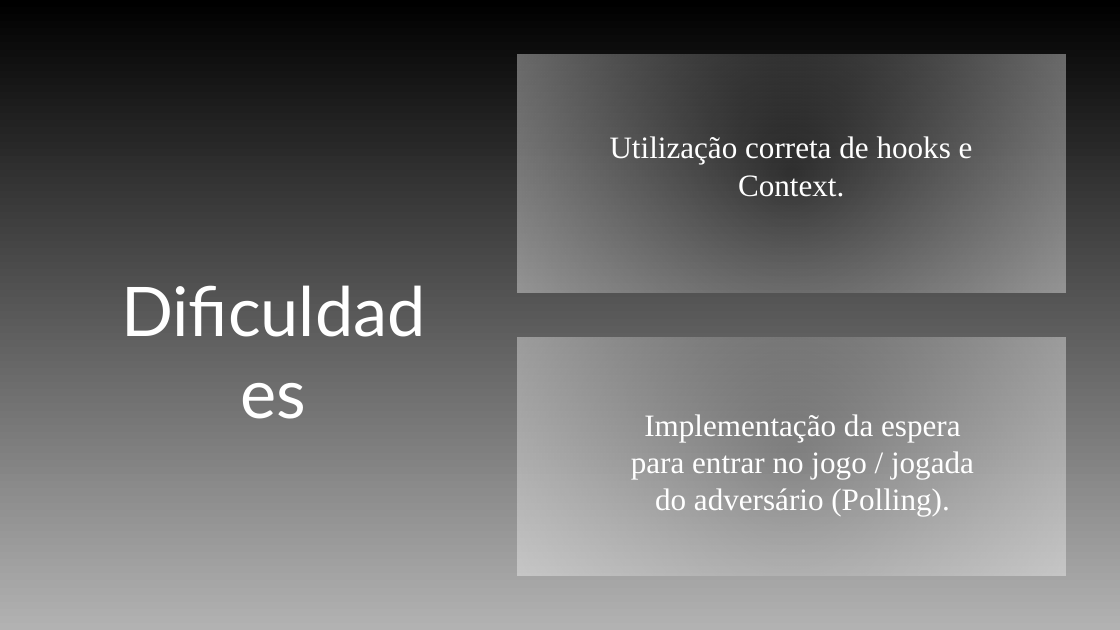
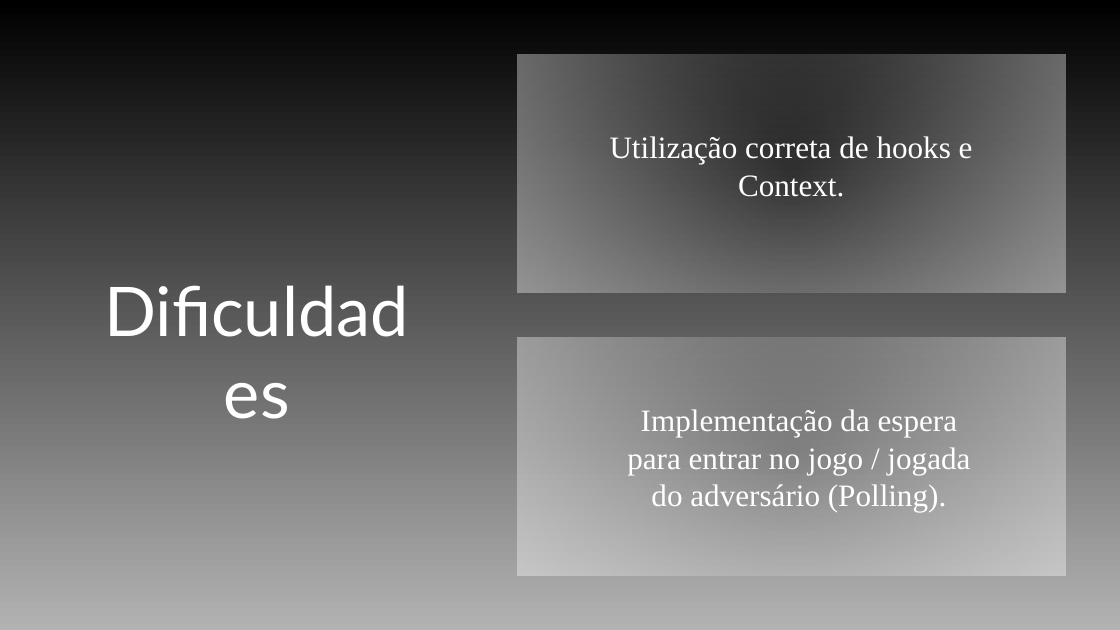
Before and after one commit to Vaasco/DAW, a slide deck: slide 6 of docs/Slides.pptx. Drawn at 1120x630 pixels with LibreOffice and Linux fonts; fonts in the diff are those of the drawing; background and template pictures are left out. Boxes give left, top, right and bottom in pixels: in the first picture for what was removed or moved away, otherwise in the second. Text is boxed around its words. In the diff, an @@ line names an element or a change of style, - is before the commit and + after.

```diff
--- a/docs/Slides.pptx
+++ b/docs/Slides.pptx
@@ title "Dificuldades" rewrapped from (97,256,449,354) to (82,256,432,342) @@
@@ subtitle "Implementação da espera para entrar ...": place and size @@
-subtitle "Implementação da espera para entrar ..." at (631,414,974,516)
+subtitle "Implementação da espera para entrar ..." at (627,409,970,512)
```
Also in this commit, not shown: 1 slide added, 14 other files.
